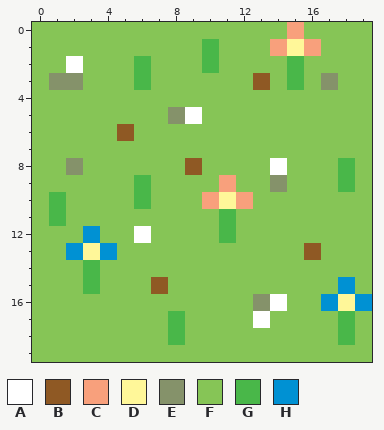
Pixel-art sprite: images/grass.png. This is how it looked before the edit.
The file is 20x20 pixels.
Palette (. is transparent): A #ffffff  B #8f5924  C #f8a07c  D #fff799  E #85926a  F #86c556  G #49b749  H #0091d3
Pixels before, first column x 0:
 0 FFFFFFFFFFFFFFFCFFFF
 1 FFFFFFFFFFGFFFCDCFFF
 2 FFAFFFGFFFGFFFFGFFFF
 3 FEEFFFGFFFFFFBFGFEFF
 4 FFFFFFFFFFFFFFFFFFFF
 5 FFFFFFFFEAFFFFFFFFFF
 6 FFFFFBFFFFFFFFFFFFFF
 7 FFFFFFFFFFFFFFFFFFFF
 8 FFEFFFFFFBFFFFAFFFGF
 9 FFFFFFGFFFFCFFEFFFGF
10 FGFFFFGFFFCDCFFFFFFF
11 FGFFFFFFFFFGFFFFFFFF
12 FFFHFFAFFFFGFFFFFFFF
13 FFHDHFFFFFFFFFFFBFFF
14 FFFGFFFFFFFFFFFFFFFF
15 FFFGFFFBFFFFFFFFFFHF
16 FFFFFFFFFFFFFEAFFHDH
17 FFFFFFFFGFFFFAFFFFGF
18 FFFFFFFFGFFFFFFFFFGF
19 FFFFFFFFFFFFFFFFFFFF
Once edited:
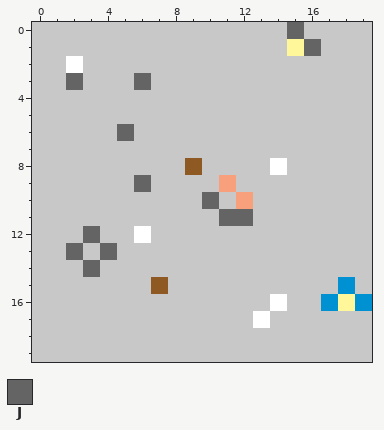
Colours new in this view: J #646464
From old to new:
colour F: #86c556 -> #c8c8c8
Changed rows in their new state; - is a pixel that keeps its letter.
first column x 1:
 0 --------------J---
 1 ---------F---F-J--
 2 -----F---F----F---
 3 FJ---J------F-F-F-
 5 -------FF---------
 6 ----J-------------
 8 -F---------------F
 9 -----J-------F---F
10 F----F---JF-------
11 F---------JJ------
12 --J-------F-------
13 -JFJ-----------F--
14 --J---------------
15 --F---------------
16 ------------F-----
17 -------F---------F
18 -------F---------F
